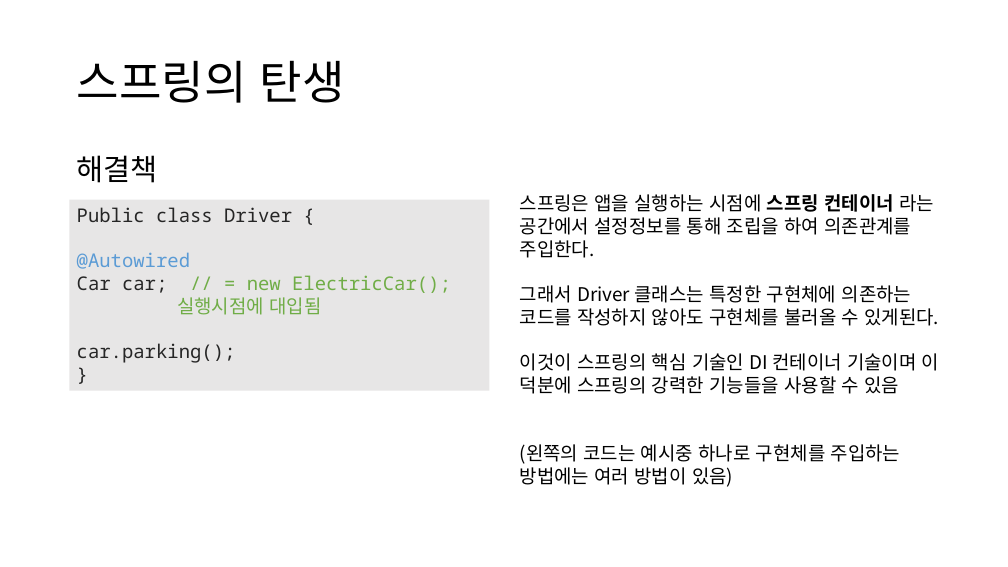
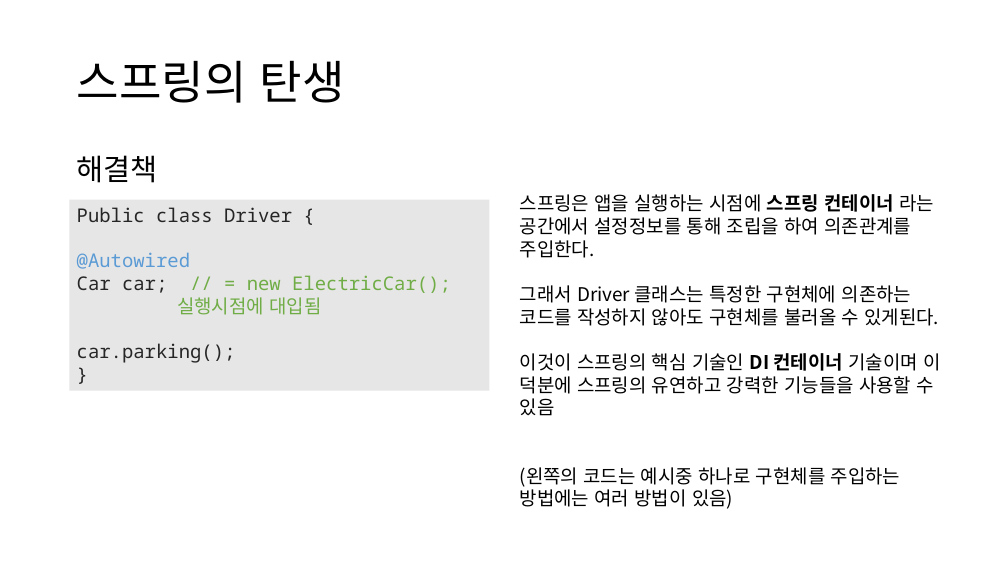
Before and after one commit to Jonghyun99/TIL, a slide deck: slide 5 of ppt/Spring, MVC패턴, MyBatis.pptx. Drawn at 1008x567 pixels with LibreOffice and Linux fonts; fonts in the diff are those of the drawing. Boxes give left, top, right and bottom in pixels: in the first picture for what was removed or moved away, otherwise in the second. Text is boxed around its words. In the diff, an @@ line names an element or a change of style, - is before the commit and + after.

```diff
--- a/ppt/Spring, MVC패턴, MyBatis.pptx
+++ b/ppt/Spring, MVC패턴, MyBatis.pptx
@@ text at [520, 353, 940, 416]: text changed @@
-이것이 스프링의 핵심 기술인 DI 컨테이너 기술이며 이 덕분에 스프링의 강력한 기능들을 사용할 수 있음
+이것이 스프링의 핵심 기술인 DI 컨테이너 기술이며 이 덕분에 스프링의 유연하고 강력한 기능들을 사용할 수 있음
```
Also in this commit, not shown: 4 other slides changed.
